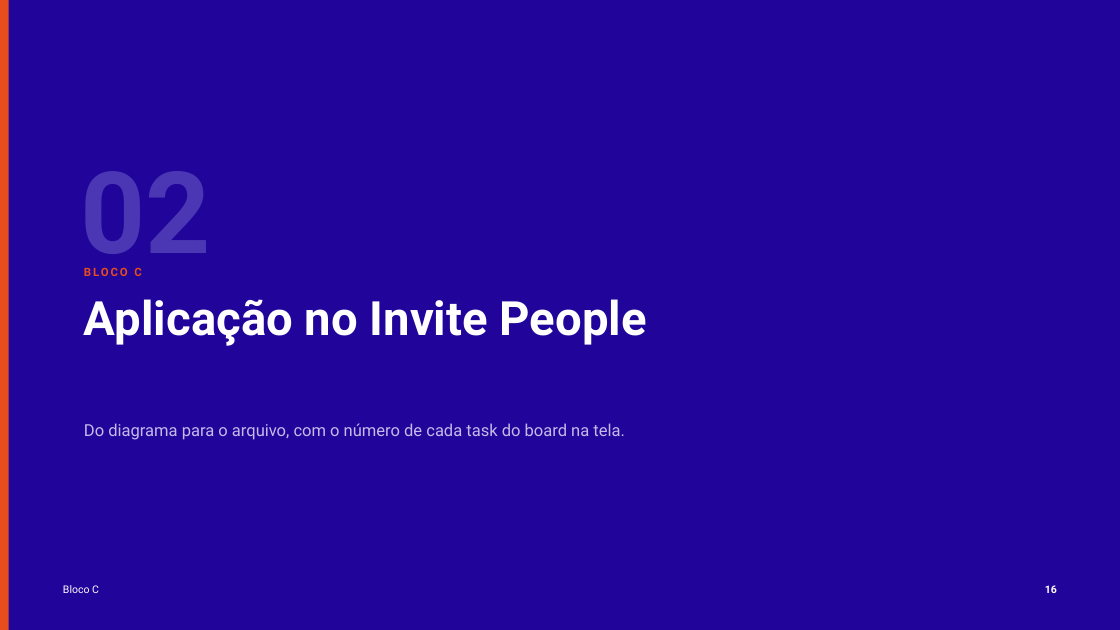
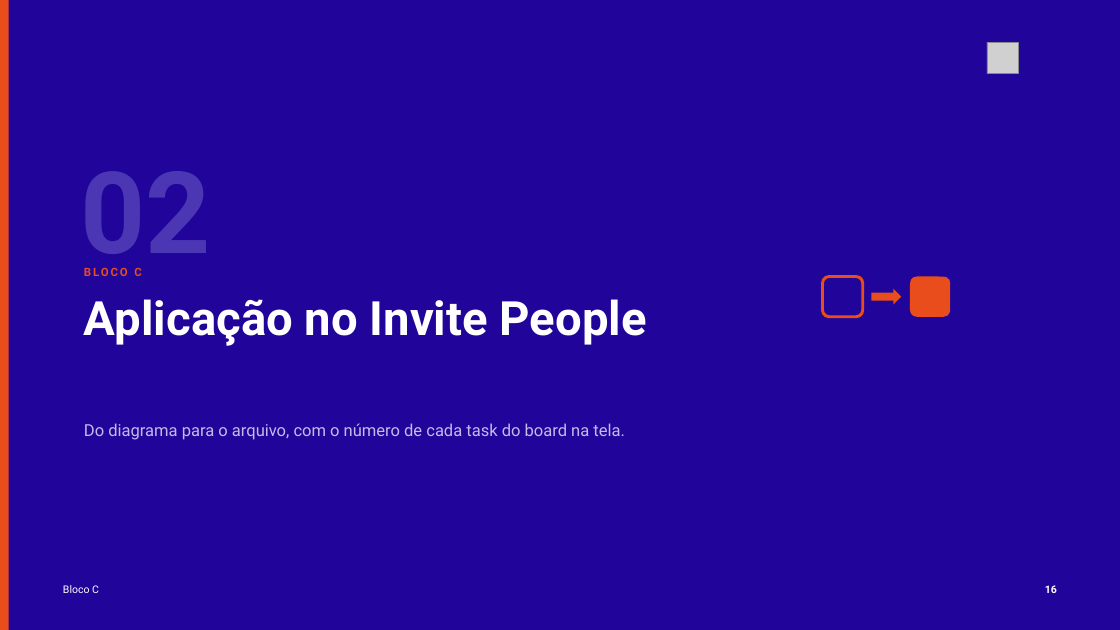
Before and after one commit to tcpassos/invite-app, a slide deck: slide 16 of trabalhos/T1-Docker-Invite-People.pptx. Drawn at 1120x630 pixels with LibreOffice and Linux fonts; fonts in the diff are those of the drawing; grey boxes stand for pictures. Boxes give left, top, right and bottom in pixels: in the first picture for what was removed or moved away, otherwise in the second. Text is boxed around its words. In the diff, an @@ line names an element or a change of style, - is before the commit and + after.

```diff
--- a/trabalhos/T1-Docker-Invite-People.pptx
+++ b/trabalhos/T1-Docker-Invite-People.pptx
@@ picture added at [987, 42, 1019, 74] @@
@@ rounded rectangle added at [823, 276, 863, 317], outline #E94D1C 2.5 pt @@
@@ right arrow added at [872, 289, 902, 305], fill #E94D1C @@
@@ rounded rectangle added at [910, 276, 950, 317], fill #E94D1C @@
```
Also in this commit, not shown: 35 other slides changed, 4 other files.
